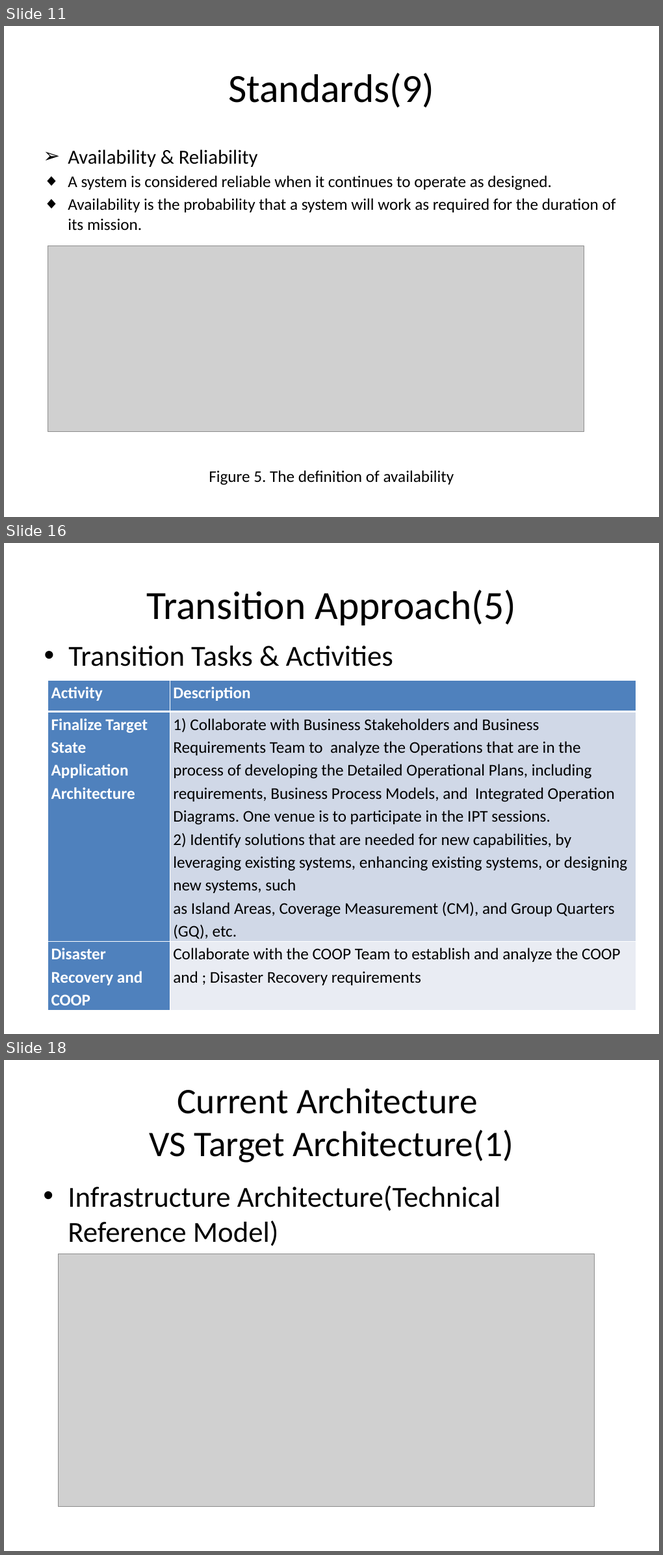
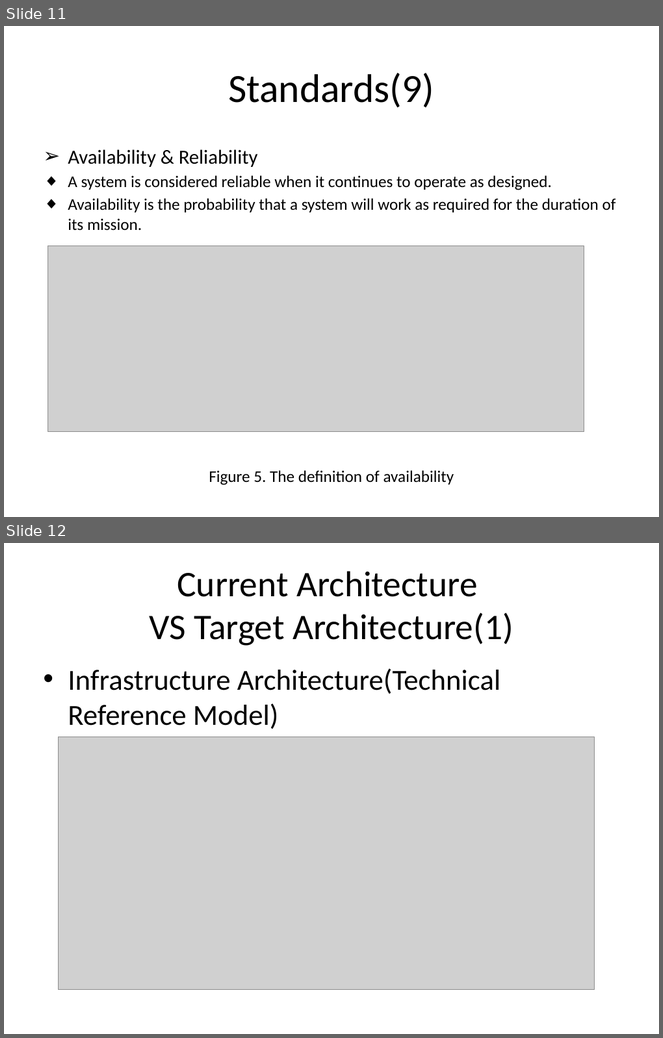
Before and after one commit to J2EEBeliever/INFS-774-LFreeman-JWang-NVilailack, a slide deck: INFS 774 Junxiang Technical Architecture.pptx. Shown one above the other, each under a label of ours: slides 11, 16 and 18 before the commit, slides 11 and 12 after it; the slides between them are not shown. The pictures are 663x1555 and 663x1038 pixels, drawn with LibreOffice and Linux fonts; fonts in the diff are those of the drawing; grey boxes stand for pictures; background and template pictures are left out. Boxes give left, top, right and bottom in pixels: in the first picture for what was removed or moved away, otherwise in the second. Text is boxed around its words. In the diff, an @@ line names an element or a change of style, - is before the commit and + after.

```diff
--- a/INFS 774 Junxiang Technical Architecture.pptx
+++ b/INFS 774 Junxiang Technical Architecture.pptx
@@ slide 16 removed at bbox=[4, 543, 659, 1034], background picture (left out) @@
@@ title removed at bbox=[146, 590, 516, 626] @@
-Transition Approach(5)
@@ text removed at bbox=[68, 646, 393, 667] @@
-• Transition Tasks & Activities
@@ table removed at bbox=[48, 681, 636, 1008], 3 rows, 2 columns @@
-Activity | Description
-Finalize Target State Application Architecture | 1) Collaborate with Business Stakeholders and Business Requirements Team to analyze the Operations that are in the process of developing the Detailed Operational Plans, including requirements, Business Process Models, and Integrated Operation Diagrams. One venue is to participate in the IPT sessions. 2) Identify solutions that are needed for new capabilities, by leveraging existing systems, enhancing existing systems, or designing new systems, such as Island Areas, Coverage Measurement (CM), and Group Quarters (GQ), etc.
-Disaster Recovery and COOP | Collaborate with the COOP Team to establish and analyze the COOP and ; Disaster Recovery requirements
@@ what was slide 18 is now slide 12 @@
```
Also in this commit, not shown: 3 slides changed, 5 other slides removed, 1 other file.
